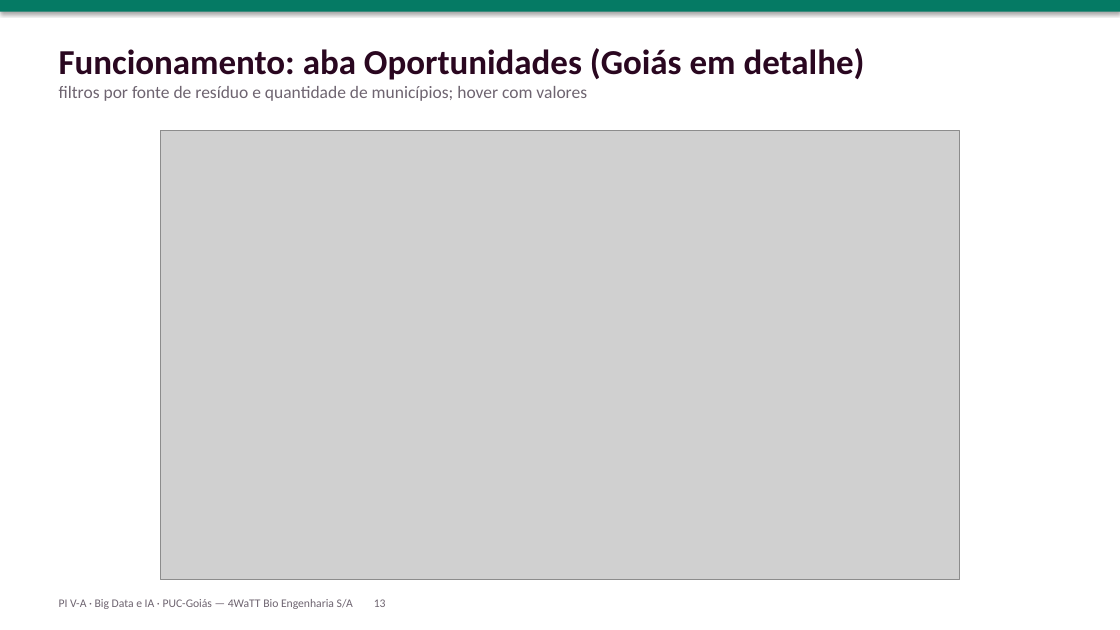
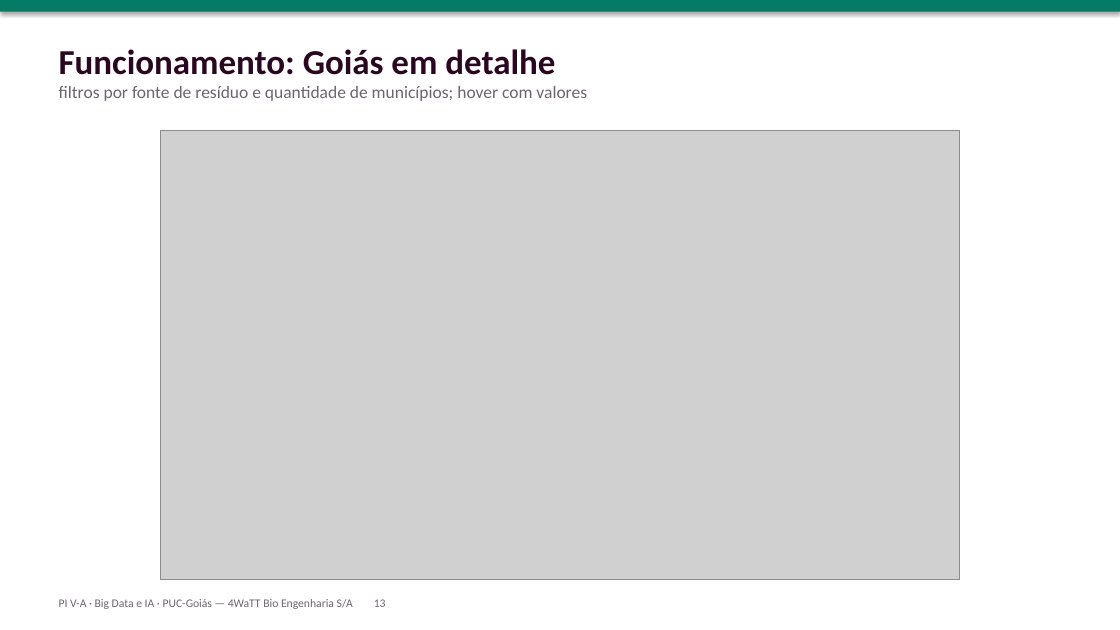
Before and after one commit to NathanC16/Radar-Econ-mico-do-Biometano, a slide deck: slide 13 of apresentacao/apresentacao_oral.pptx. Drawn at 1120x630 pixels with LibreOffice and Linux fonts; fonts in the diff are those of the drawing; grey boxes stand for pictures. Boxes give left, top, right and bottom in pixels: in the first picture for what was removed or moved away, otherwise in the second. Text is boxed around its words. In the diff, an @@ line names an element or a change of style, - is before the commit and + after.

Commit message:
Revisão geral: mapa, visual, relatório e slides
- Mapa: estados com usina mas sem produção no mês (MG, PR, MS) não aparecem mais
  como 'sem usina autorizada'; legenda da cor ajustada ao tema escuro
- Insight da Visão Geral passa a seguir o filtro de fontes
- Abas com nomes curtos (cabem na tela); rótulo da rosca não é mais cortado;
  capacidade das usinas com vírgula decimal
- Barra lateral lista todas as fontes selecionadas; KPI de Goiás identificado
  como potencial de biometano
- Relatório: unidade do CSV da ANP corrigida, visualizações do IBGE e de preços,
  Anuário da ANP nas referências
- Slides: KPIs do IBGE e de preços, título do slide 13, slide final atualizado
- Link do IBGE trocado pelo das tabelas 3939 e 94 (o anterior recusava acesso)
- Nome de usina com erro de digitação da ANP corrigido na leitura

```diff
--- a/apresentacao/apresentacao_oral.pptx
+++ b/apresentacao/apresentacao_oral.pptx
@@ text at [59, 49, 555, 75]: text changed @@
-Funcionamento: aba Oportunidades (Goiás em detalhe)
+Funcionamento: Goiás em detalhe
```
Also in this commit, not shown: 4 other slides changed, 13 other files.
